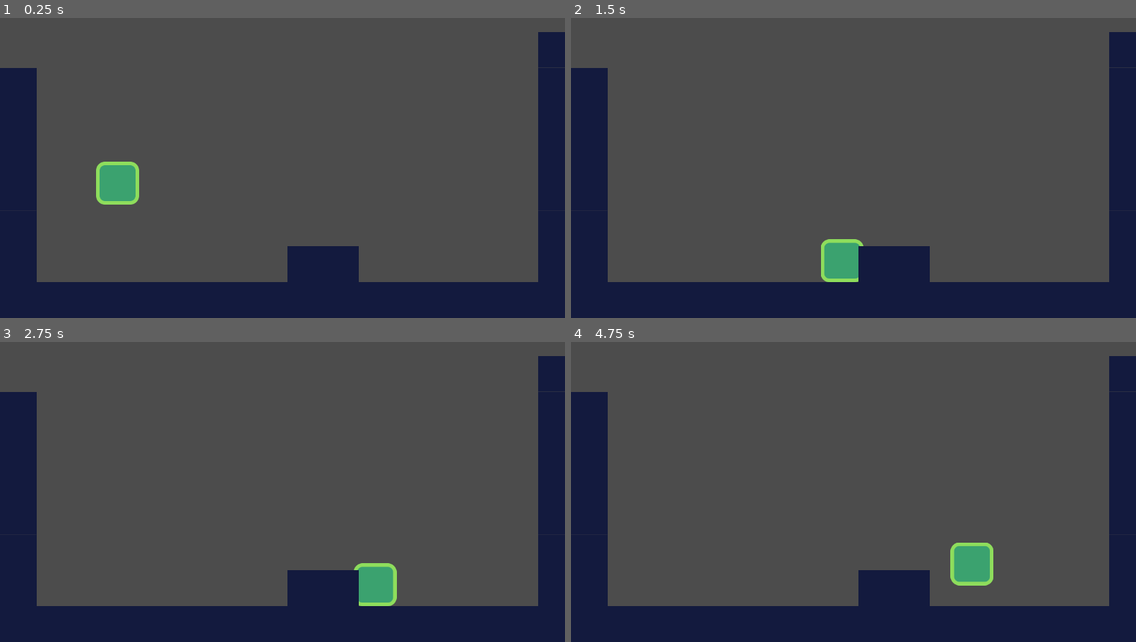
Above: before the commit, frames 1-4 (two rows, left to right).
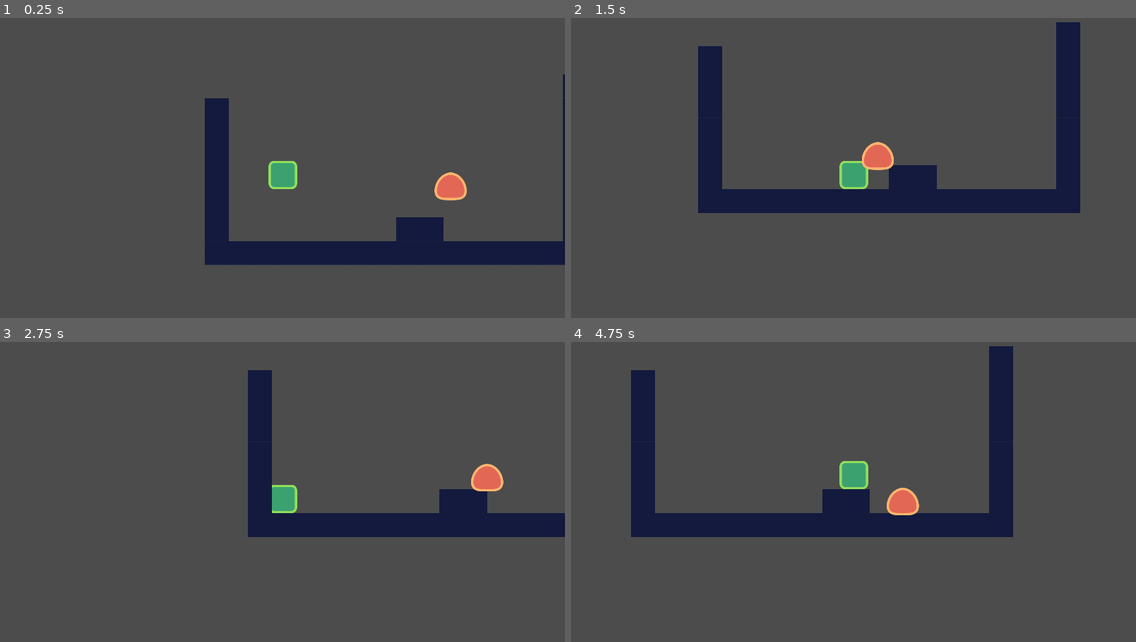
Above: after the commit, the same moments.

Repository: Shoter99/TutorialGodot
Game: Godot game, scene res://Levels/TestLevel.tscn
Same seed, same stepped clock (60 frames per second), same inputs: the game is played once before the commit and once after it.
Inputs:
- Up to frame 1 (0.25 s): no input
- Up to frame 2 (1.5 s): hold D (move_right) from 0.53 s (still down); tap W (move_up) at 0.77 s
- Up to frame 3 (2.75 s): tap W (move_up) at 1.52 s; release D (move_right) at 2.03 s; hold A (move_left) from 2.03 s (still down)
- Up to frame 4 (4.75 s): release A (move_left) at 2.78 s; hold D (move_right) 2.78-4.28 s; tap W (move_up) at 3.02, 3.77, 4.52 s; hold A (move_left) from 4.28 s (still down)

The runs differ from the first frame. In frame 1, 29% of the frame differs, in the area x 0-100%, y 4-100%; in frame 2, 34%; in frame 3, 30%; in frame 4, 34%, in the area x 0-100%, y 1-100%.

Commit message:
added enemy and stomping on enemy

Diff:
--- /dev/null
+++ b/Actors/Enemy.gd
@@ -0,0 +1,19 @@
+extends "res://Actors/Actor.gd"
+
+func _ready():
+	set_physics_process(false)
+	velocity.x = -speed.x
+
+
+func _on_StompDetector_body_entered(body):
+	if body.global_position.y > get_node("StompDetector").global_position.y:
+		return
+	get_node("CollisionPolygon2D").disabled = true
+	queue_free()
+
+
+func _physics_process(delta) -> void:
+	velocity.y += gravity*delta
+	if is_on_wall():
+		velocity.x *= -1.0
+	velocity.y = move_and_slide(velocity, FLOOR_NORMAL).y
--- /dev/null
+++ b/Actors/Enemy.tscn
@@ -0,0 +1,38 @@
+[gd_scene load_steps=4 format=2]
+
+[ext_resource path="res://start-assets/enemy.png" type="Texture" id=1]
+[ext_resource path="res://Actors/Enemy.gd" type="Script" id=2]
+
+[sub_resource type="RectangleShape2D" id=1]
+extents = Vector2( 44, 14 )
+
+[node name="Enemy" type="KinematicBody2D"]
+collision_layer = 2
+collision_mask = 9
+script = ExtResource( 2 )
+
+[node name="enemy" type="Sprite" parent="."]
+position = Vector2( 0, -47 )
+texture = ExtResource( 1 )
+
+[node name="CollisionPolygon2D" type="CollisionPolygon2D" parent="."]
+position = Vector2( -0.514243, 0 )
+scale = Vector2( 0.928479, 1 )
+polygon = PoolVector2Array( 22, -8, 35, -10, 49, -22, 48, -50, 32, -75, 7, -89, -11, -86, -26, -78, -37, -67, -44, -53, -47, -34, -48, -20, -40, -14, -18, -9, -2.67724, -8 )
+
+[node name="VisibilityEnabler2D" type="VisibilityEnabler2D" parent="."]
+position = Vector2( -1, -41 )
+scale = Vector2( 4.2, 2.55 )
+process_parent = true
+physics_process_parent = true
+
+[node name="StompDetector" type="Area2D" parent="."]
+collision_layer = 0
+monitorable = false
+
+[node name="CollisionShape2D" type="CollisionShape2D" parent="StompDetector"]
+modulate = Color( 0, 0.203922, 1, 1 )
+position = Vector2( 2, -82 )
+shape = SubResource( 1 )
+
+[connection signal="body_entered" from="StompDetector" to="." method="_on_StompDetector_body_entered"]
--- a/Actors/Player.tscn
+++ b/Actors/Player.tscn
@@ -18,3 +18,8 @@
 [node name="CollisionShape2D" type="CollisionShape2D" parent="."]
 position = Vector2( 0, -43.5 )
 shape = SubResource( 1 )
+
+[node name="Camera2D" type="Camera2D" parent="."]
+current = true
+zoom = Vector2( 1.5, 1.5 )
+drag_margin_v_enabled = true
--- a/Levels/TestLevel.tscn
+++ b/Levels/TestLevel.tscn
@@ -1,7 +1,8 @@
-[gd_scene load_steps=7 format=2]
+[gd_scene load_steps=8 format=2]
 
 [ext_resource path="res://start-assets/tileset.png" type="Texture" id=1]
 [ext_resource path="res://Actors/Player.tscn" type="PackedScene" id=2]
+[ext_resource path="res://Actors/Enemy.tscn" type="PackedScene" id=3]
 
 [sub_resource type="ConvexPolygonShape2D" id=1]
 points = PoolVector2Array( 0, 0, 0, 0, 0, 0, 0, 0 )
@@ -58,3 +59,6 @@
 cell_size = Vector2( 80, 80 )
 format = 1
 tile_data = PoolIntArray( -65525, 0, 0, 65532, 0, 0, 11, 0, 0, 131068, 0, 0, 65547, 0, 0, 196604, 0, 0, 131083, 0, 0, 2 …(335 unchanged characters)…
+
+[node name="Player2" parent="." instance=ExtResource( 3 )]
+position = Vector2( 893, 387 )
